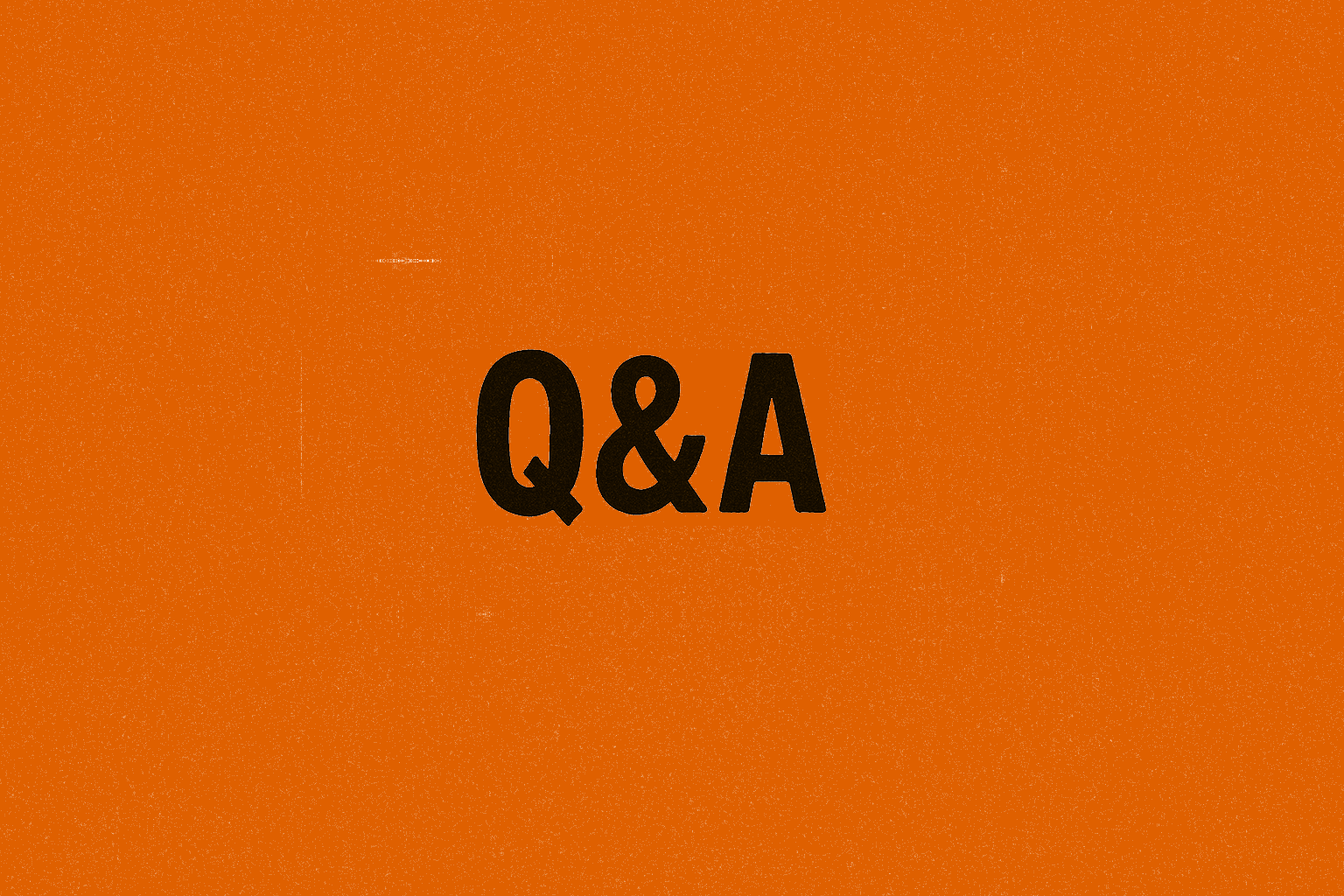
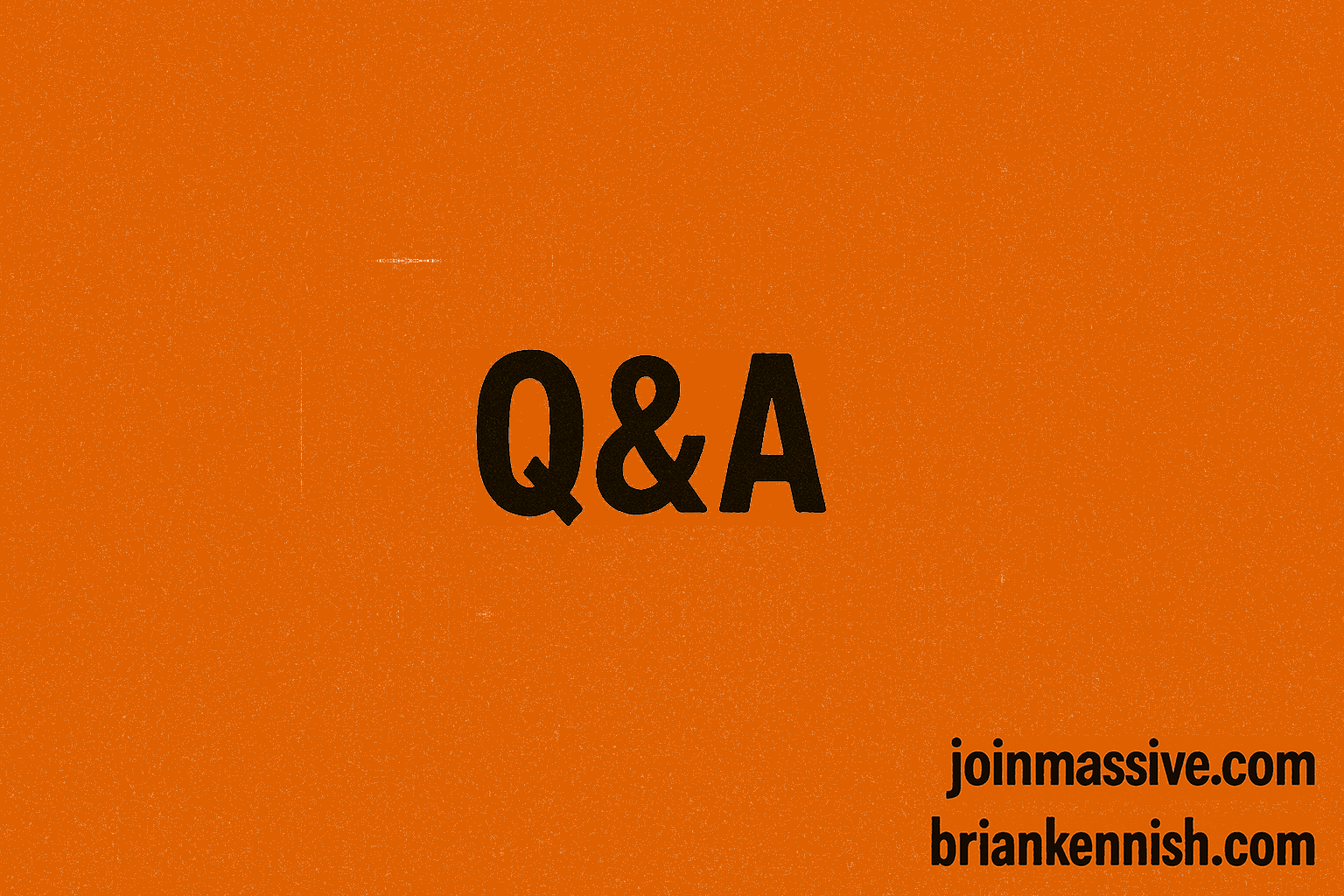
Layered file, before and after one edit (1344 × 896). Changes by layer:
added layer "Personal" above "Company" over [left=929, top=814, right=1316, bottom=868]
added layer "Company" above "Background" over [left=944, top=735, right=1316, bottom=801]
